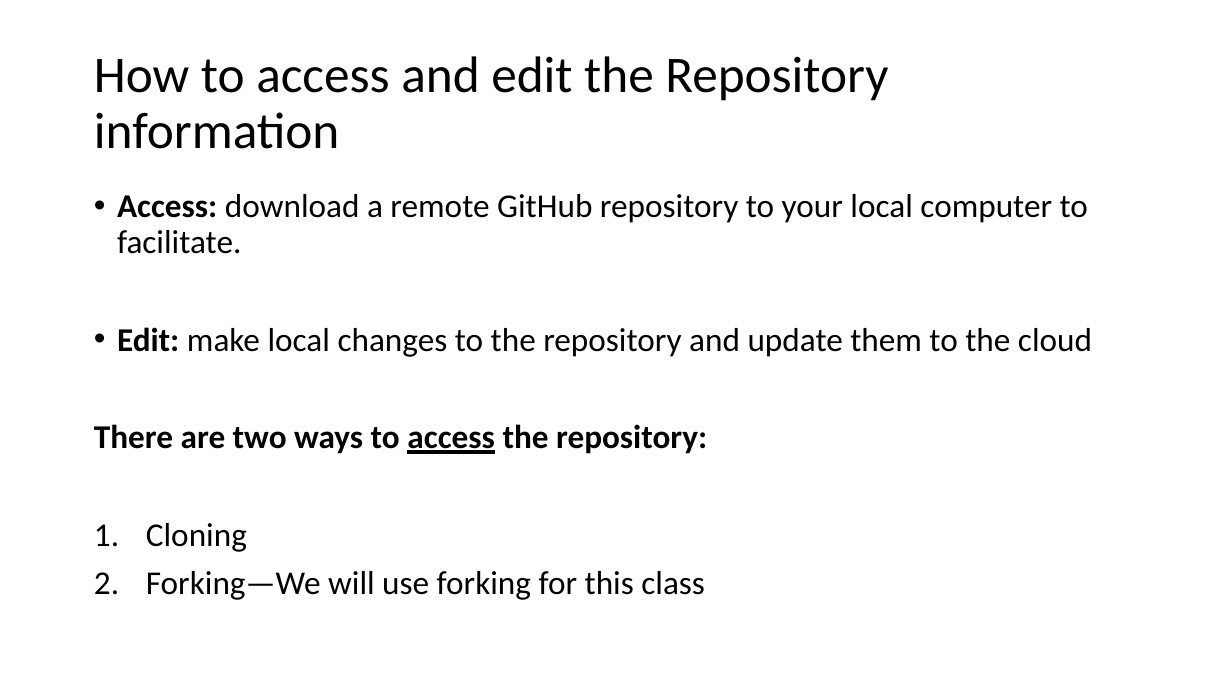
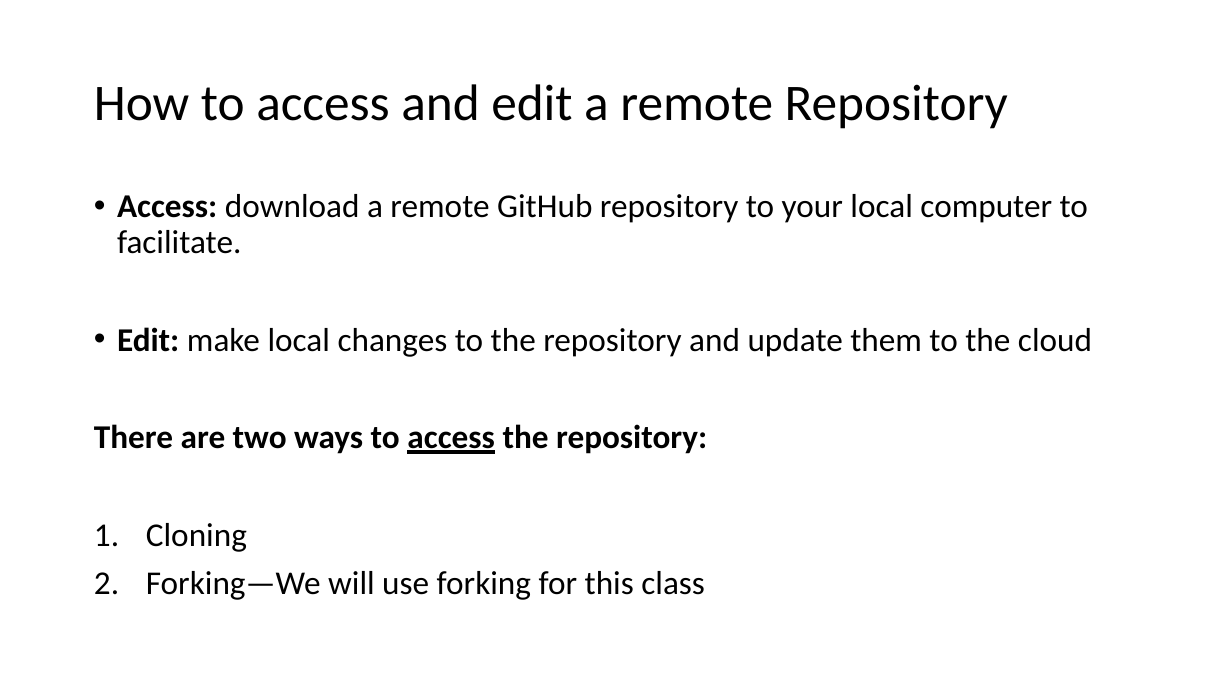
Before and after one commit to yoonpk147/qtm151_fall_2023, a slide deck: slide 3 of lecture_01/Lecture-GithubReview.pptx (slide 2 before the commit). Drawn at 1232x693 pixels with LibreOffice and Linux fonts; fonts in the diff are those of the drawing. Boxes give left, top, right and bottom in pixels: in the first picture for what was removed or moved away, otherwise in the second. Text is boxed around its words. In the diff, an @@ line names an element or a change of style, - is before the commit and + after.

```diff
--- a/lecture_01/Lecture-GithubReview.pptx
+++ b/lecture_01/Lecture-GithubReview.pptx
@@ title at (94, 84, 1008, 129): text changed @@
-How to access and edit the Repository information
+How to access and edit a remote Repository
```
Also in this commit, not shown: 1 other slide changed, 1 slide added, 2 other files.
